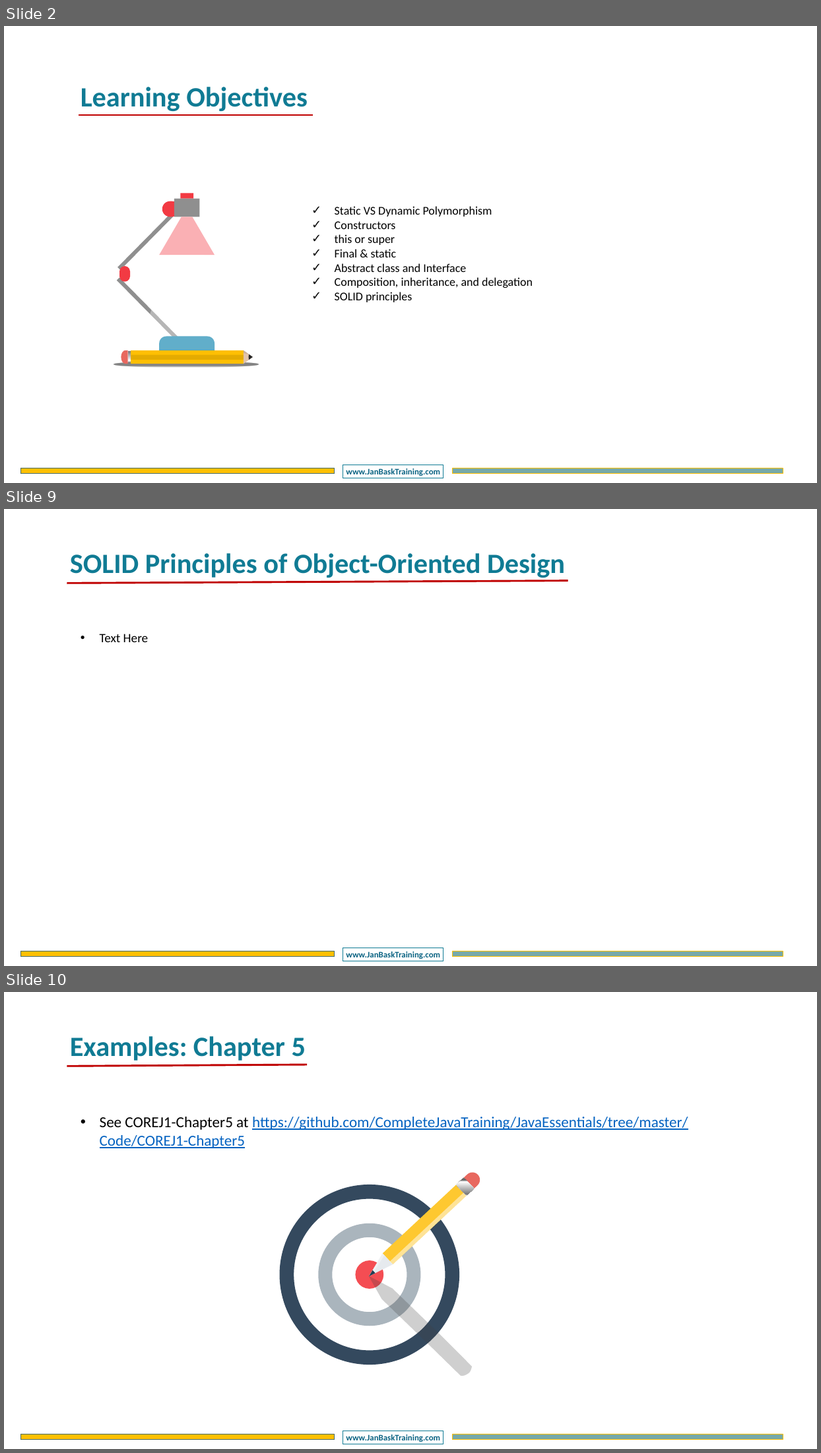
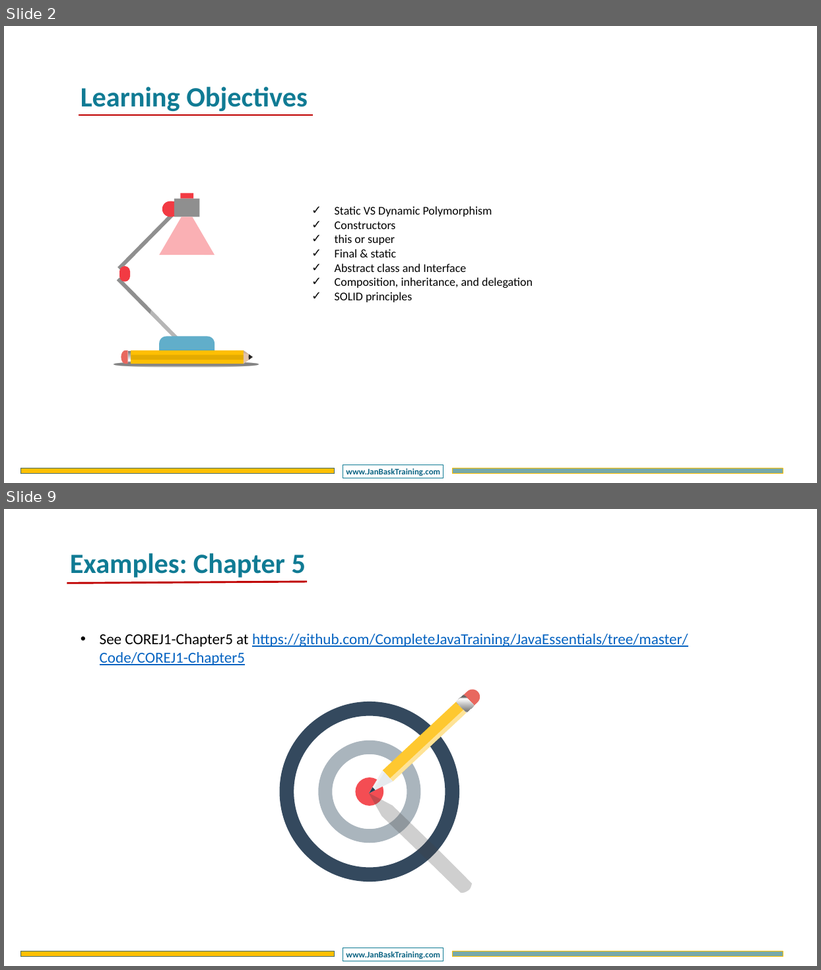
Before and after one commit to CompleteJavaTraining/JavaEssentials, a slide deck: slides/COREJ1/COREJ1 - Chapter5.pptx. Shown one above the other, each under a label of ours: slides 2, 9 and 10 before the commit, slides 2 and 9 after it; the slides between them are not shown. The pictures are 821x1453 and 821x970 pixels, drawn with LibreOffice and Linux fonts; fonts in the diff are those of the drawing; background and template pictures are left out. Boxes give left, top, right and bottom in pixels: in the first picture for what was removed or moved away, otherwise in the second. Text is boxed around its words. In the diff, an @@ line names an element or a change of style, - is before the commit and + after.

```diff
--- a/slides/COREJ1/COREJ1 - Chapter5.pptx
+++ b/slides/COREJ1/COREJ1 - Chapter5.pptx
@@ slide 9 removed at (4,509,817,966), background #FFFFFF; not listed: 3 template elements that a slide beside it also shows @@
@@ text removed at (70,553,565,581) @@
-SOLID Principles of Object-Oriented Design
@@ line removed from (67, 583) to (568, 581) @@
@@ text removed at (100,634,149,642) @@
-• Text Here
@@ what was slide 10 is now slide 9 @@
```
Also in this commit, not shown: 3 slides changed, 3 slides added, 3 other slides removed, 5 other files.
